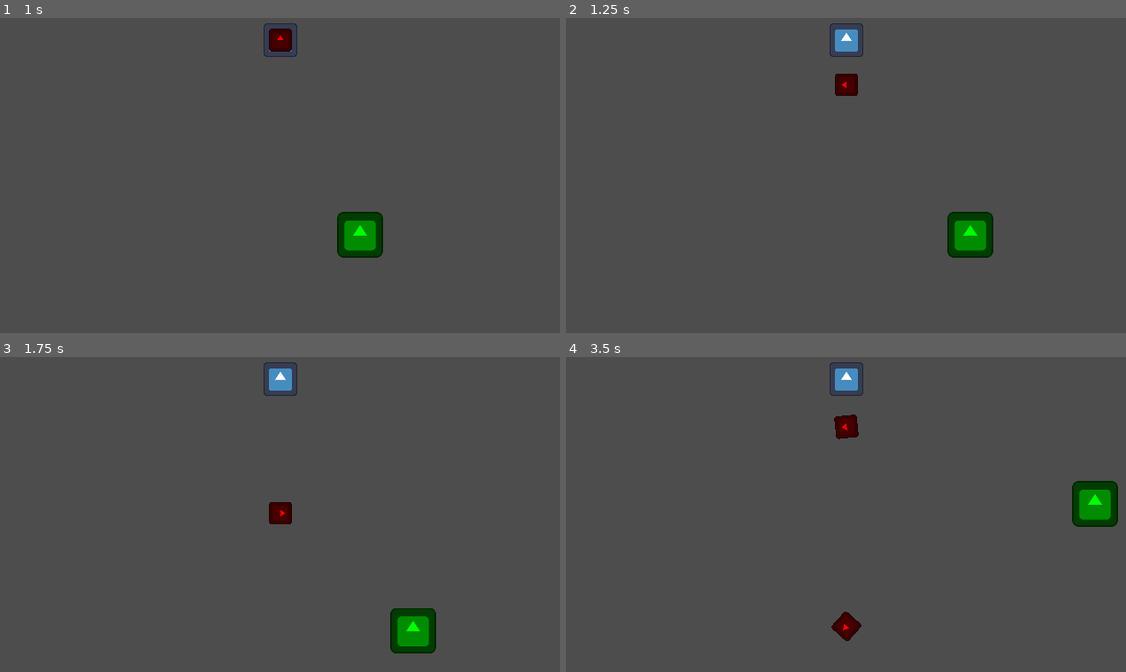
Above: before the commit, frames 1-4 (two rows, left to right).
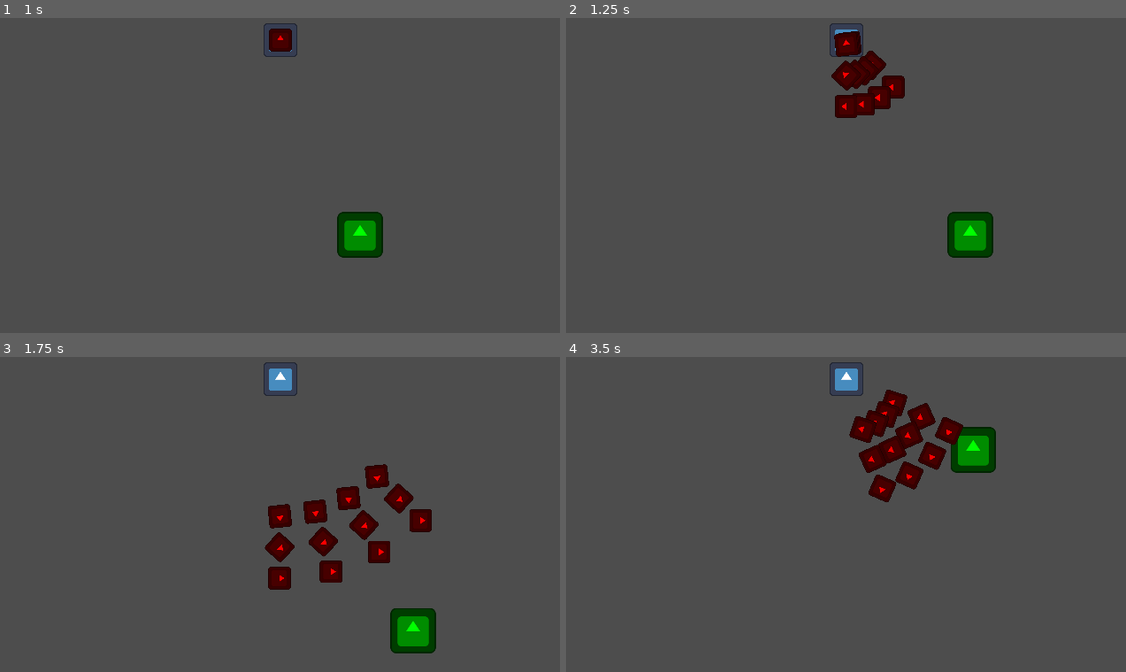
Above: after the commit, the same moments.

Repository: Zeroeth-0/Gatogun
Game: Godot game, scene res://scenes/levels/world.tscn
Same seed, same stepped clock (60 frames per second), same inputs: the game is played once before the commit and once after it. The engine's default icon, where the game draws it, is replaced by a stand-in: a white triangle on a blue panel in a dark square.
Inputs:
- Up to frame 1 (1 s): tap Enter at 0.5 s; hold D (RIGHT) from 0.53 s (still down)
- Up to frame 2 (1.25 s): keep holding D (RIGHT)
- Up to frame 3 (1.75 s): release D (RIGHT) at 1.28 s; hold S (DOWN) from 1.28 s (still down)
- Up to frame 4 (3.5 s): release S (DOWN) at 2.03 s; hold D (RIGHT) 2.03-2.78 s; hold W (UP) from 2.78 s (still down)

Frame 1 is identical in both runs. In frame 2, 2.0% of the frame differs, in the area x 47-61%, y 4-32%; in frame 3, 3.3%; in frame 4, 5.8%, in the area x 47-99%, y 10-91%.

Commit message:
Finished rank system + emitter

Diff:
--- a/scenes/levels/world.tscn
+++ b/scenes/levels/world.tscn
@@ -9,6 +9,9 @@
 [node name="Emitter" parent="." instance=ExtResource("3_8gymy")]
 position = Vector2(317, 317)
 bulletScene = ExtResource("1_xpsw6")
+rank = 6.0
+aimAtPlayer = true
+arms = 3
 
 [node name="CatPlayer" parent="." groups=["Player"] instance=ExtResource("4_nvx4x")]
 position = Vector2(317, 537)
--- a/source/weapons/emitter.gd
+++ b/source/weapons/emitter.gd
@@ -100,7 +100,7 @@
 
 	speed = lerp(speed, speed + speed / 2, manuScale)
 
-	if arms > 4: arms = lerp(arms, arms + arms / 2, manuScale)
+	if arms > 1: arms = lerp(arms, arms + arms / 2, manuScale)
 
 	if burstCount > 1: burstCount = lerp(burstCount, burstCount + burstCount / 2, manuScale)
 	else: burstCount = lerp(burstCount, burstCount * 3, manuScale)
